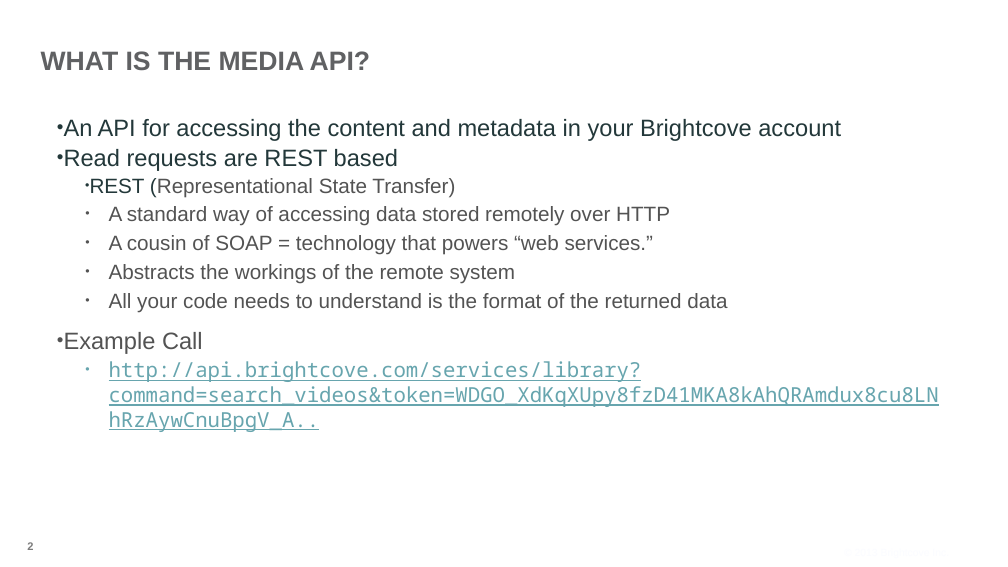
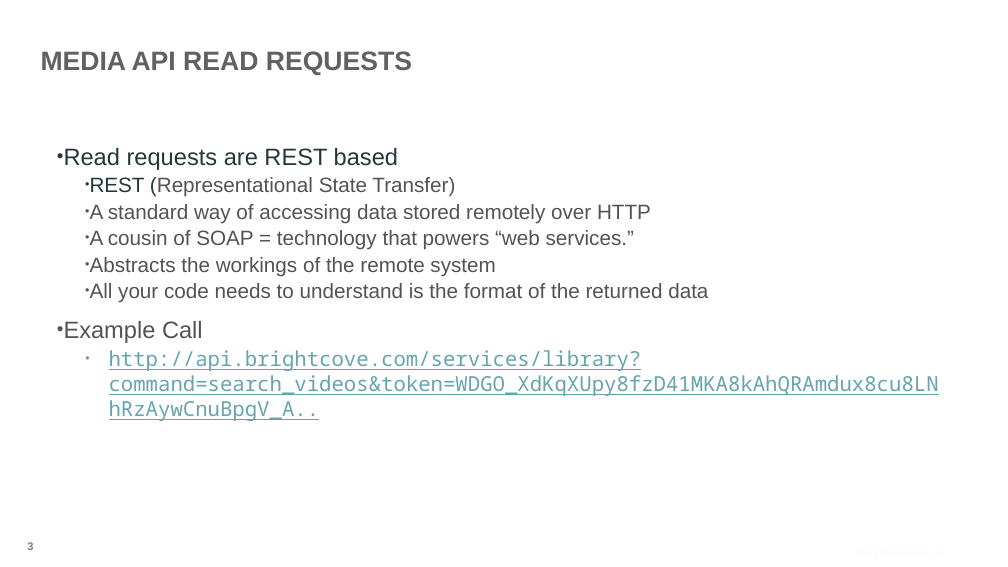
Before and after one commit to BrightcoveLearning/VideoCloudMediaAPI, a slide deck: slide 3 of VideoSessionsMaterials/Introducing.pptx (slide 2 before the commit). Drawn at 1008x567 pixels with LibreOffice and Linux fonts; fonts in the diff are those of the drawing; background and template pictures are left out. Boxes give left, top, right and bottom in pixels: in the first picture for what was removed or moved away, otherwise in the second. Text is boxed around its words. In the diff, an @@ line names an element or a change of style, - is before the commit and + after.

```diff
--- a/VideoSessionsMaterials/Introducing.pptx
+++ b/VideoSessionsMaterials/Introducing.pptx
@@ title at box(41, 51, 412, 75): text changed @@
-WHAT IS THE MEDIA API?
+MEDIA API READ REQUESTS
@@ text at box(64, 119, 841, 141): paragraph removed @@
-• An API for accessing the content and metadata in your Brightcove account
@@ text at box(90, 204, 708, 303): indent changed; line spacing 1 to 0.9 @@
```
Also in this commit, not shown: 1 other slide changed, 2 slides added, 2 slides removed.
